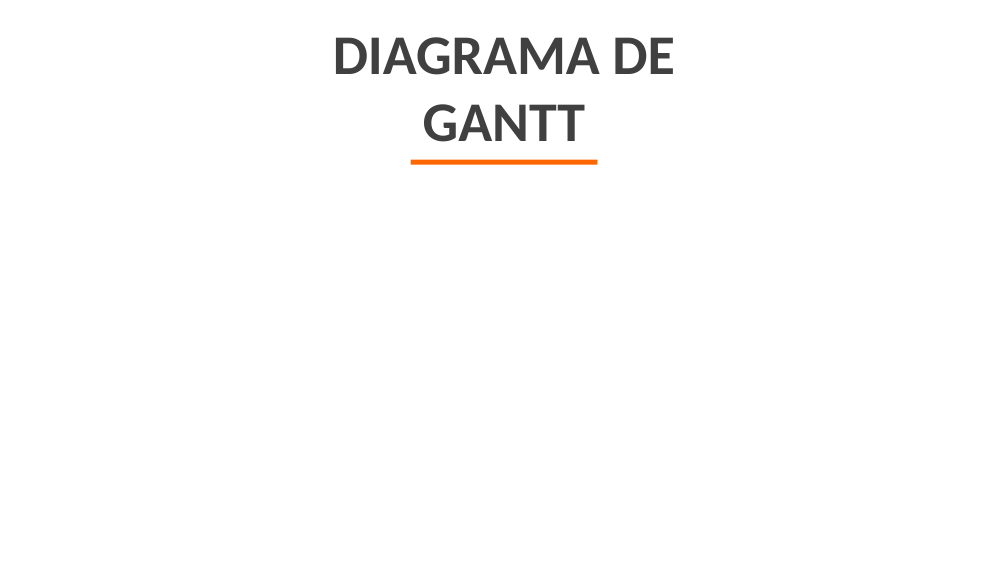
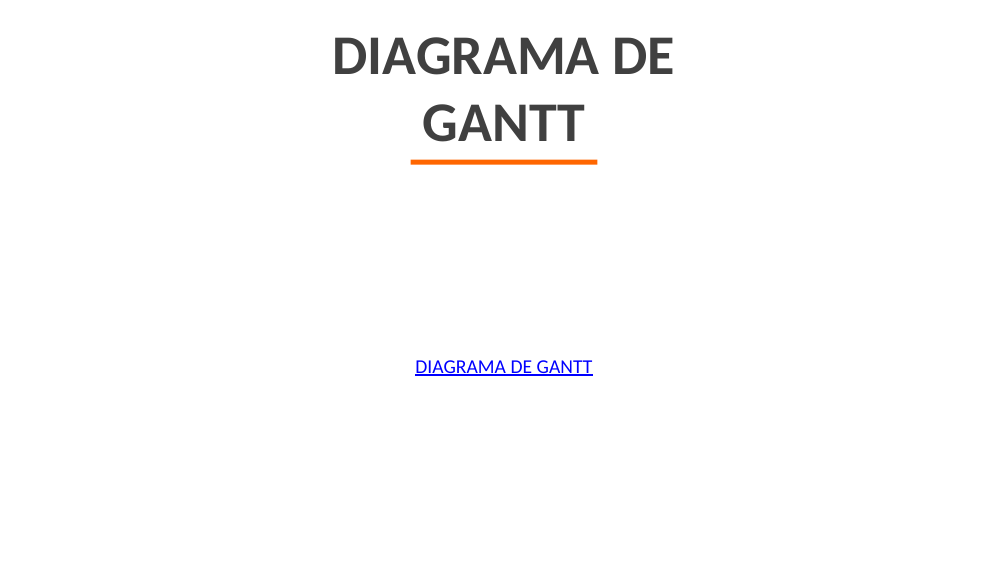
Before and after one commit to TatanDesign/Jinro-online-Shopping, a slide deck: slide 27 of Tercer Trimestre/JINRO ONLINE SHOPING.pptx. Drawn at 1008x567 pixels with LibreOffice and Linux fonts; fonts in the diff are those of the drawing; background and template pictures are left out. Boxes give left, top, right and bottom in pixels: in the first picture for what was removed or moved away, otherwise in the second. Text is boxed around its words. In the diff, an @@ line names an element or a change of style, - is before the commit and + after.

```diff
--- a/Tercer Trimestre/JINRO ONLINE SHOPING.pptx
+++ b/Tercer Trimestre/JINRO ONLINE SHOPING.pptx
@@ text added at box(415, 360, 593, 376), 14 pt, text #0000FF, underline @@
+DIAGRAMA DE GANTT
```
Also in this commit, not shown: 7 other slides changed, 5 slides added, 40 other files.
